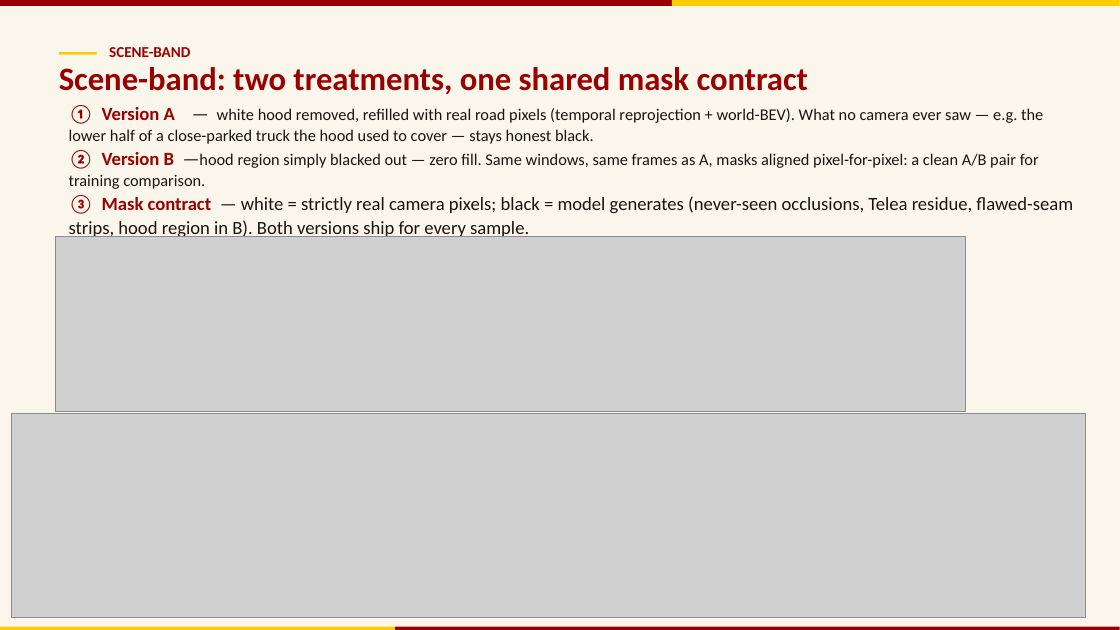
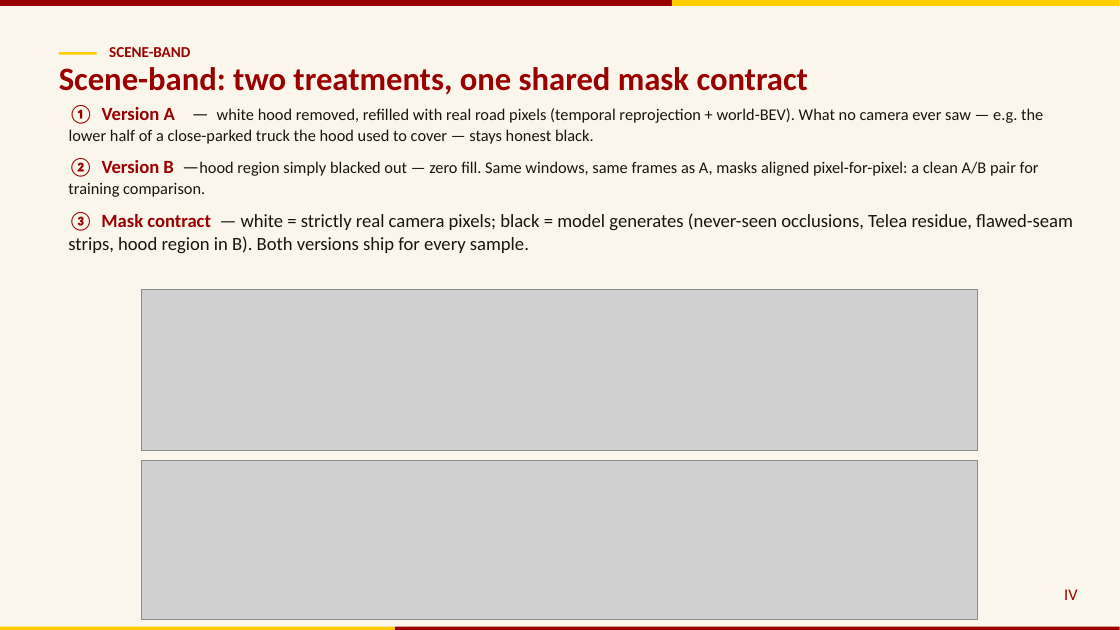
Before and after one commit to QiPan-Ronnie/Waymo2Panorama, a slide deck: slide 3 of meeting/7.15_meeting with BOSCH/Waymo2Pano_BOSCH_dataset_2026-07-15.pptx. Drawn at 1120x630 pixels with LibreOffice and Linux fonts; fonts in the diff are those of the drawing; grey boxes stand for pictures. Boxes give left, top, right and bottom in pixels: in the first picture for what was removed or moved away, otherwise in the second. Text is boxed around its words. In the diff, an @@ line names an element or a change of style, - is before the commit and + after.

```diff
--- a/meeting/7.15_meeting with BOSCH/Waymo2Pano_BOSCH_dataset_2026-07-15.pptx
+++ b/meeting/7.15_meeting with BOSCH/Waymo2Pano_BOSCH_dataset_2026-07-15.pptx
@@ text "② Version B —hood region ...": place and size @@
-text "② Version B —hood region ..." at <box>69,150,1039,189</box>
+text "② Version B —hood region ..." at <box>68,158,1039,197</box>
@@ text "③ Mask contract — white ..." rewrapped from <box>69,195,1073,240</box> to <box>68,212,1073,253</box> @@
@@ picture: place and size @@
-picture at <box>55,237,965,413</box>
+picture at <box>142,289,978,450</box>
@@ picture: place and size @@
-picture at <box>11,413,1085,618</box>
+picture at <box>142,460,978,619</box>
@@ text added at <box>1064,589,1077,600</box>, 14 pt, text #990000 @@
+IV
```
Also in this commit, not shown: 3 other slides changed, 1 other file.
